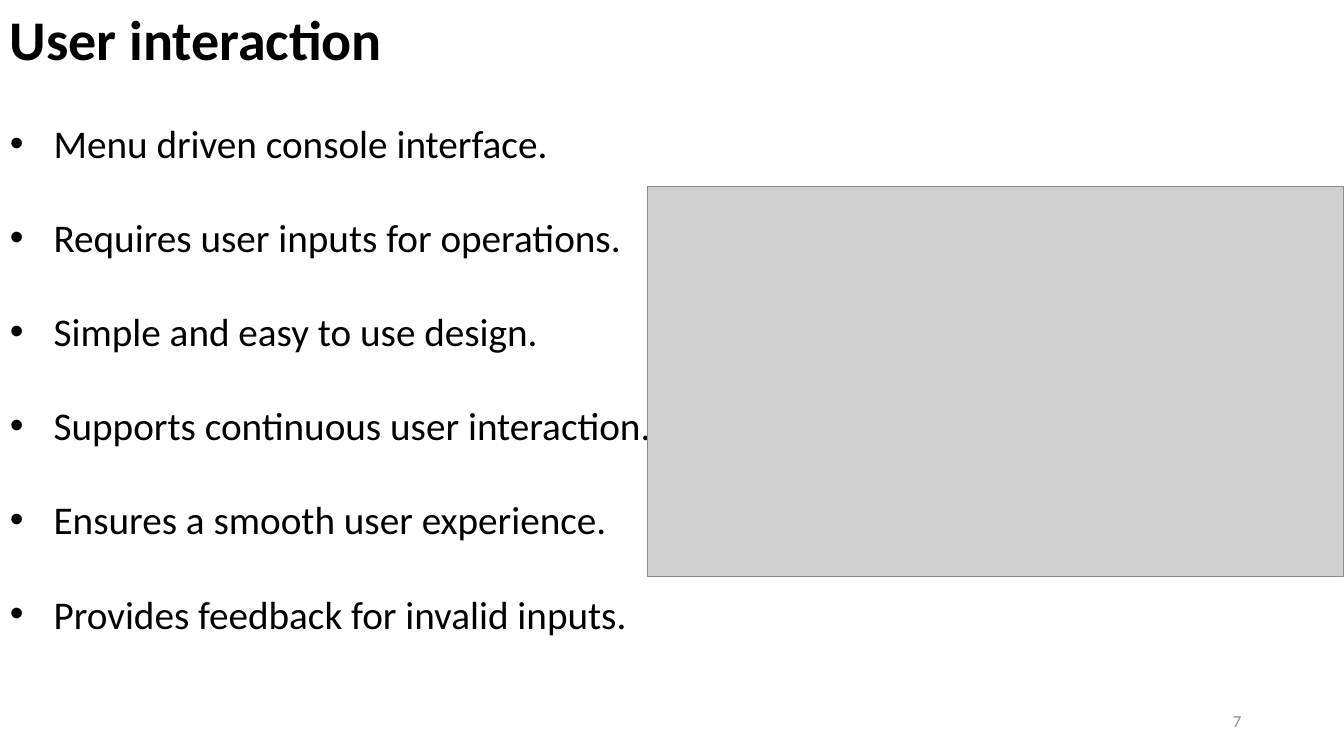
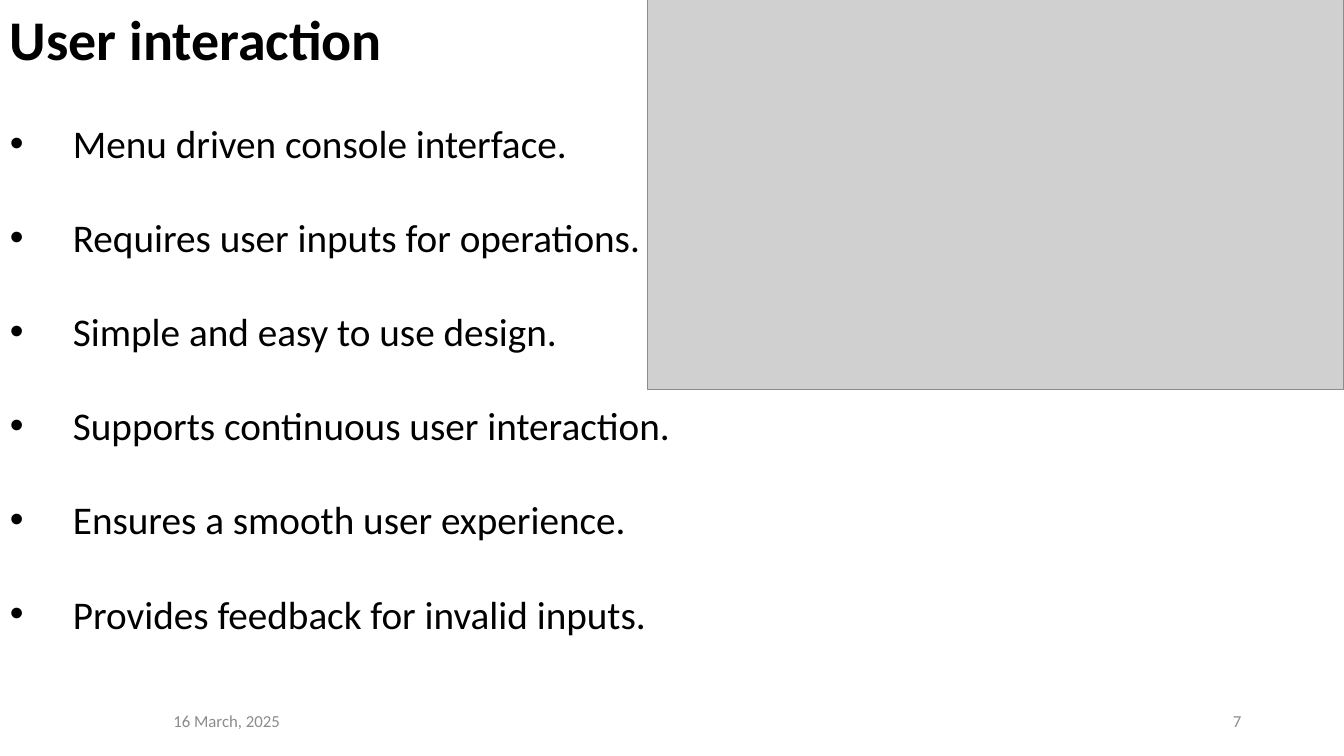
Before and after one commit to prajwolpakka/C_Programming_081BEI, a slide deck: slide 7 of slide/Slides.pptx. Drawn at 1344x756 pixels with LibreOffice and Linux fonts; fonts in the diff are those of the drawing; grey boxes stand for pictures. Boxes give left, top, right and bottom in pixels: in the first picture for what was removed or moved away, otherwise in the second. Text is boxed around its words. In the diff, an @@ line names an element or a change of style, - is before the commit and + after.

```diff
--- a/slide/Slides.pptx
+++ b/slide/Slides.pptx
@@ picture: place and size @@
-picture at <box>648,187,1344,577</box>
+picture at <box>648,0,1344,390</box>
@@ text at <box>73,130,669,636</box>: indent changed @@
@@ text added at <box>173,715,280,729</box>, 12 pt, text #8C8C8C @@
+16 March, 2025
```
Also in this commit, not shown: 8 other slides changed, 1 other file.
